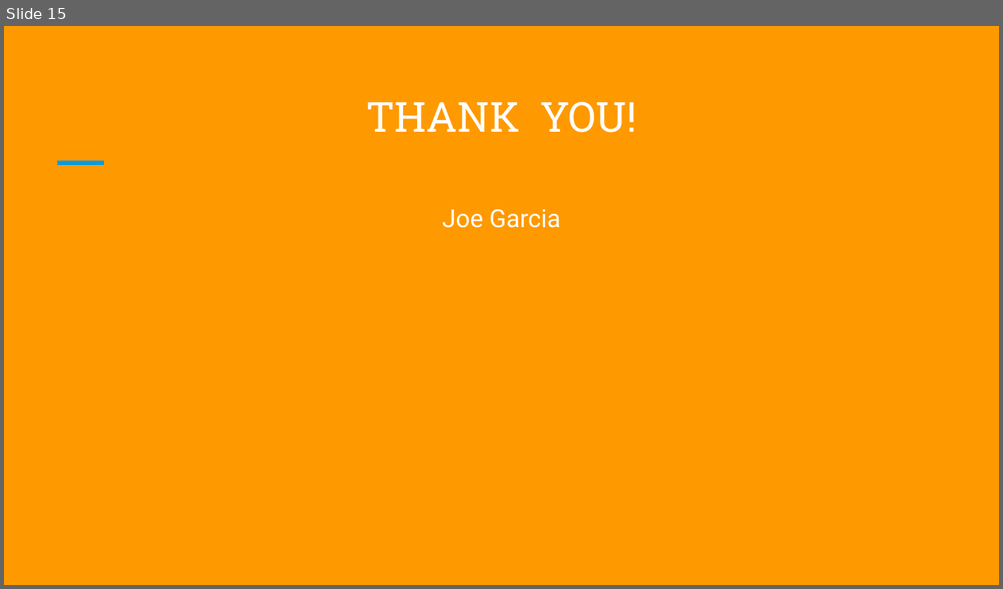
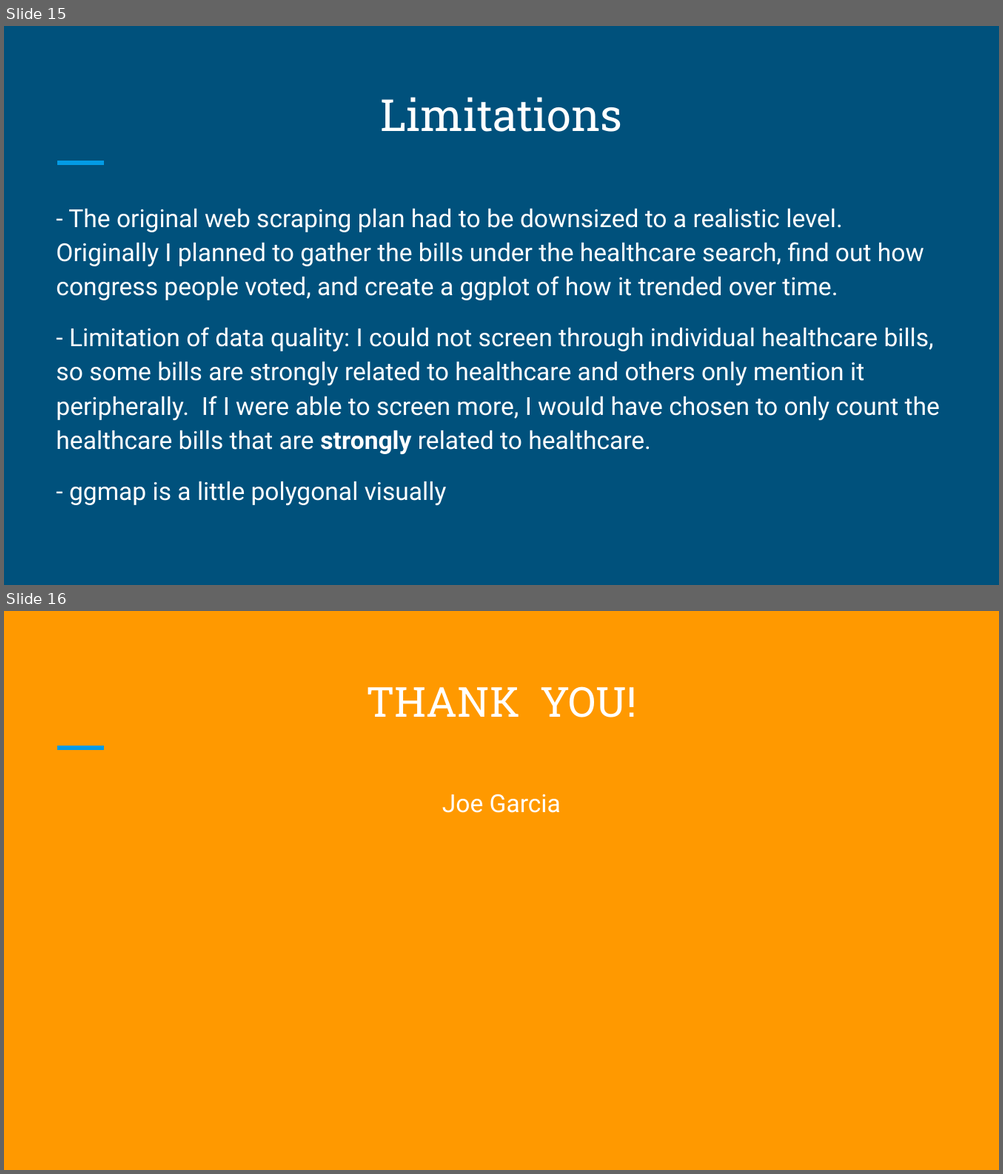
Before and after one commit to Foxxenn/Analysis_of_Congress_Healthcare, a slide deck: Analysis of Healthcare and Congress.pptx. Shown one above the other, each under a label of ours: slide 15 before the commit, slides 15 and 16 after it. The pictures are 1003x589 and 1003x1174 pixels, drawn with LibreOffice and Linux fonts; fonts in the diff are those of the drawing. Boxes give left, top, right and bottom in pixels: in the first picture for what was removed or moved away, otherwise in the second. Text is boxed around its words. In the diff, an @@ line names an element or a change of style, - is before the commit and + after.

Commit message:
Added my Limitations slide.
Changed a few words.

```diff
--- a/Analysis of Healthcare and Congress.pptx
+++ b/Analysis of Healthcare and Congress.pptx
@@ slide 15 added at bbox=[4, 26, 999, 585], background #00517C; not listed: 1 template element that a slide beside it also shows @@
@@ title added at bbox=[380, 97, 622, 132], 32 pt, text #FFFFFF @@
+Limitations
@@ text added at bbox=[56, 208, 939, 506], 18 pt, text #FFFFFF @@
+- The original web scraping plan had to be downsized to a realistic level. Originally I planned to gather the bills under the healthcare search, find out how congress people voted, and create a ggplot of how it trended over time.
+- Limitation of data quality: I could not screen through individual healthcare bills, so some bills are strongly related to healthcare and others only mention it peripherally. If I were able to screen more, I would have chosen to only count the healthcare bills that are strongly related to healthcare.
+- ggmap is a little polygonal visually
@@ what was slide 15 is now slide 16 @@
```
Also in this commit, not shown: 12 slides changed.
